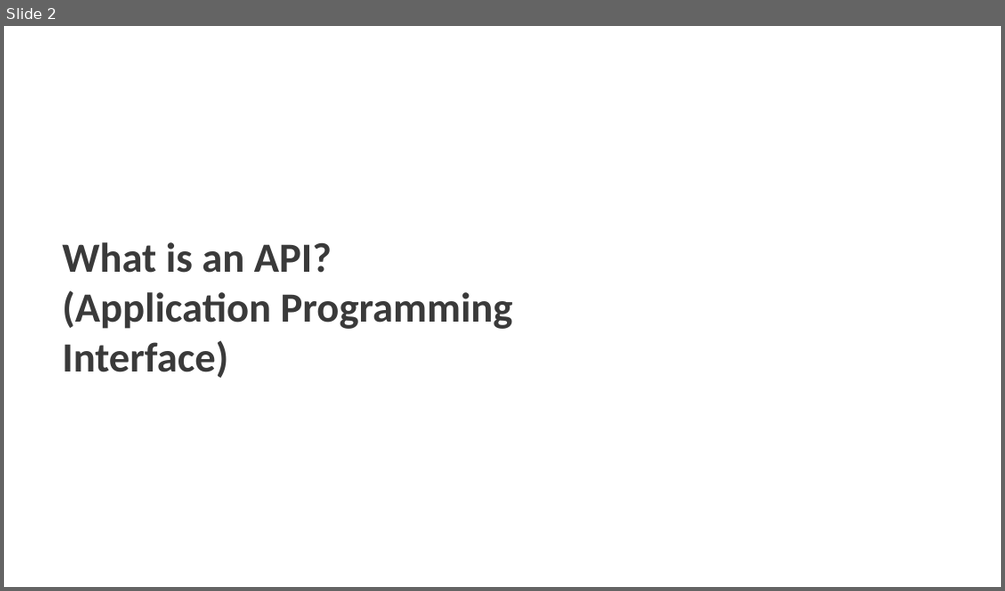
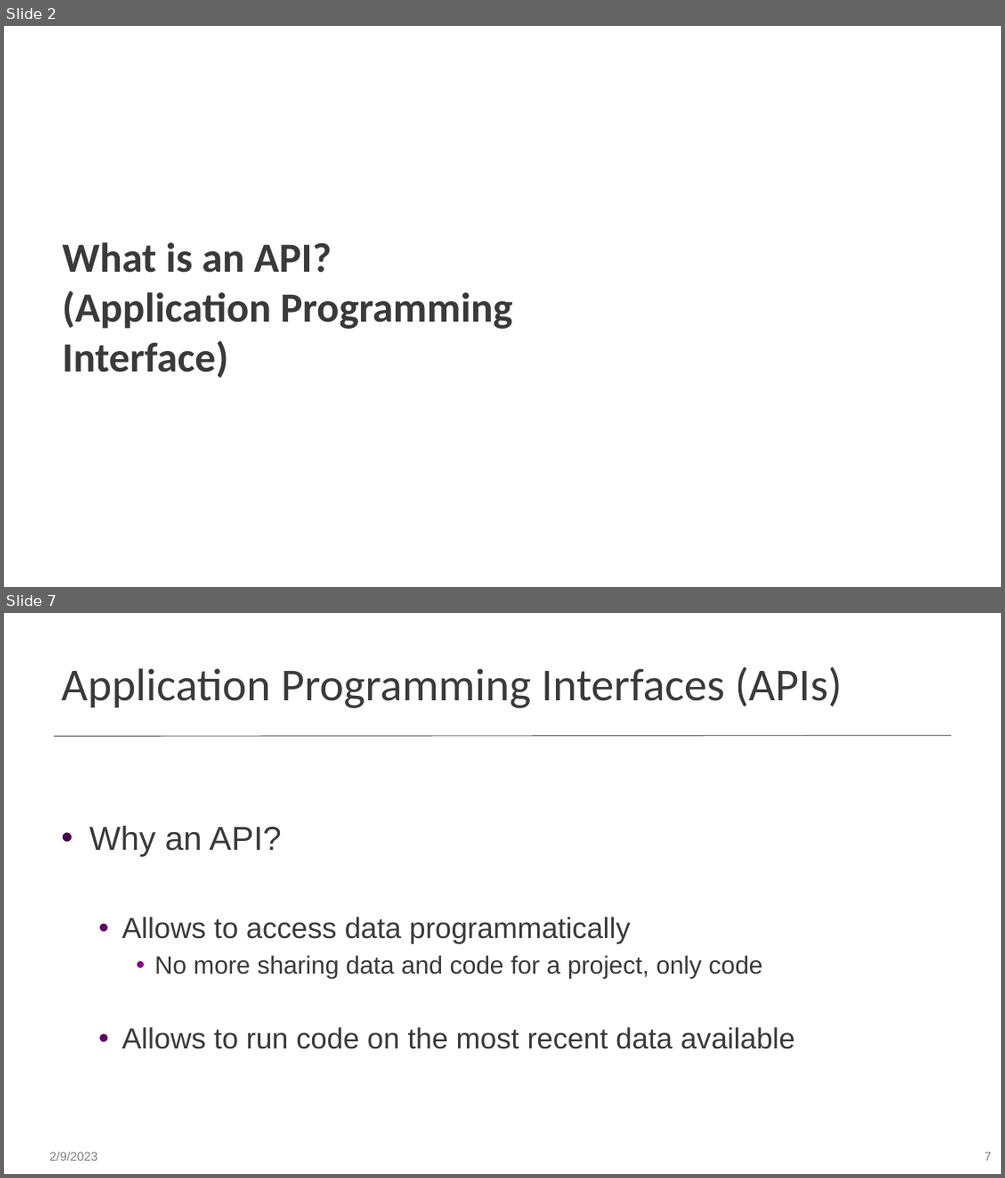
Before and after one commit to worldbank/dec-python-course, a slide deck: 1-foundations/4-api-and-dataviz/Introduction to APIs.pptx. Shown one above the other, each under a label of ours: slide 2 before the commit, slides 2 and 7 after it; the slides between them are not shown. The pictures are 1005x591 and 1005x1178 pixels, drawn with LibreOffice and Linux fonts; fonts in the diff are those of the drawing; background and template pictures are left out. Boxes give left, top, right and bottom in pixels: in the first picture for what was removed or moved away, otherwise in the second. Text is boxed around its words. In the diff, an @@ line names an element or a change of style, - is before the commit and + after.

Commit message:
added a slide for motivation (slide 7)

```diff
--- a/1-foundations/4-api-and-dataviz/Introduction to APIs.pptx
+++ b/1-foundations/4-api-and-dataviz/Introduction to APIs.pptx
@@ slide 7 added at (4, 613, 1001, 1174), background #FFFFFF @@
@@ title added at (61, 666, 841, 708), 44 pt, text #3A3A3A @@
+Application Programming Interfaces (APIs)
@@ line added from (952, 736) to (54, 737), #747474 1 pt @@
@@ text added at (89, 826, 795, 1049), 28 pt, text #3A3A3A @@
+• Why an API?
+  • Allows to access data programmatically
+    • No more sharing data and code for a project, only code
+  • Allows to run code on the most recent data available
@@ text added at (49, 1151, 97, 1160), 12 pt, text #808080 @@
+2/9/2023
@@ page number added at (984, 1151, 991, 1160), 12 pt, text #808080 @@
+7
```
Also in this commit, not shown: 14 slides changed, 1 other file.
